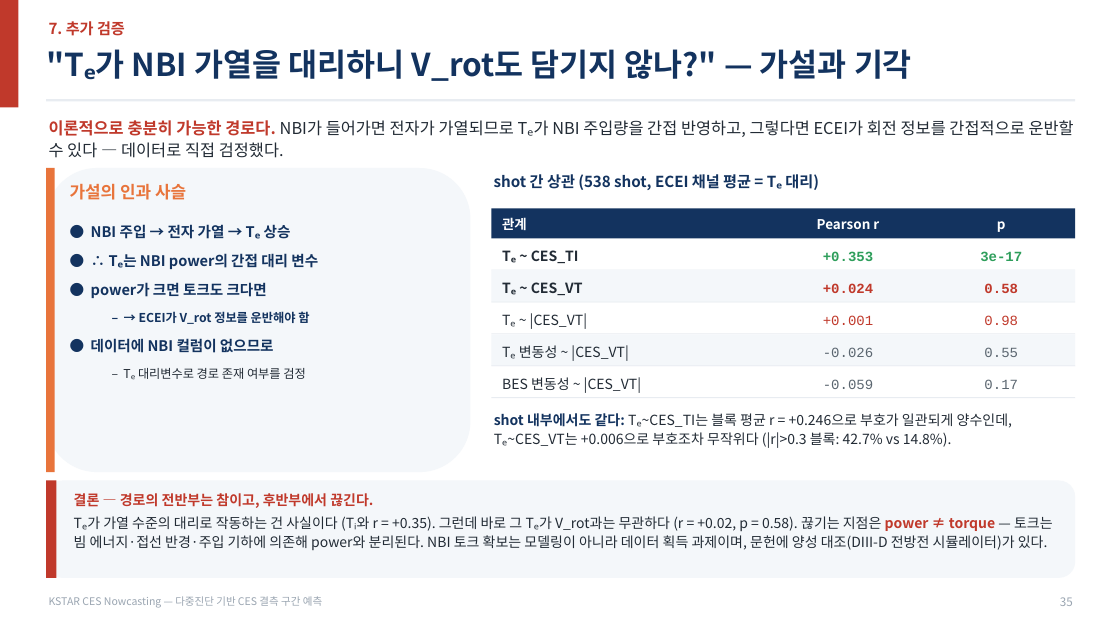
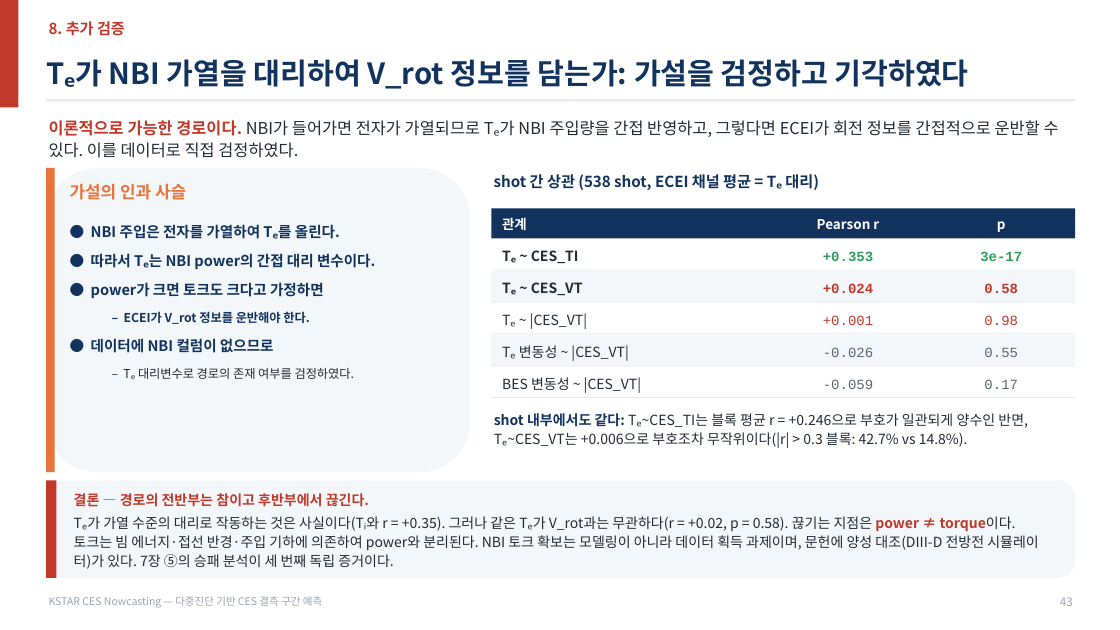
Before and after one commit to iseungsang01/ml-intern-revision, a slide deck: slide 52 of docs/presentation/KSTAR_CES_발표자료.pptx (slide 43 before the commit). Drawn at 1120x630 pixels with LibreOffice and Linux fonts; fonts in the diff are those of the drawing. Boxes give left, top, right and bottom in pixels: in the first picture for what was removed or moved away, otherwise in the second. Text is boxed around its words. In the diff, an @@ line names an element or a change of style, - is before the commit and + after.

```diff
--- a/docs/presentation/KSTAR_CES_발표자료.pptx
+++ b/docs/presentation/KSTAR_CES_발표자료.pptx
@@ text at (x1=49, y1=21, x2=125, y2=36): text changed @@
-7. 추가 검증
+8. 추가 검증
@@ text "Tₑ가 NBI 가열을 대리하여 V_rot ..." at (x1=46, y1=59, x2=969, y2=89): vertical alignment top to middle @@
@@ text at (x1=46, y1=59, x2=969, y2=89): text changed; size 27 to 25 pt @@
-"Tₑ가 NBI 가열을 대리하니 V_rot도 담기지 않나?" — 가설과 기각
+Tₑ가 NBI 가열을 대리하여 V_rot 정보를 담는가: 가설을 검정하고 기각하였다
@@ text at (x1=49, y1=120, x2=1059, y2=158): text changed @@
-이론적으로 충분히 가능한 경로다. NBI가 들어가면 전자가 가열되므로 Tₑ가 NBI 주입량을 간접 반영하고, 그렇다면 ECEI가 회전 정보를 간접적으로 운반할 수 있다 — 데이터로 직접 검정했다.
+이론적으로 가능한 경로이다. NBI가 들어가면 전자가 가열되므로 Tₑ가 NBI 주입량을 간접 반영하고, 그렇다면 ECEI가 회전 정보를 간접적으로 운반할 수 있다. 이를 데이터로 직접 검정하였다.
@@ text at (x1=91, y1=224, x2=375, y2=324): text changed @@
-● NBI 주입 → 전자 가열 → Tₑ 상승
-● ∴ Tₑ는 NBI power의 간접 대리 변수
-● power가 크면 토크도 크다면
-  – → ECEI가 V_rot 정보를 운반해야 함
+● NBI 주입은 전자를 가열하여 Tₑ를 올린다.
+● 따라서 Tₑ는 NBI power의 간접 대리 변수이다.
+● power가 크면 토크도 크다고 가정하면
+  – ECEI가 V_rot 정보를 운반해야 한다.
@@ text at (x1=138, y1=368, x2=354, y2=379): text changed @@
-  – Tₑ 대리변수로 경로 존재 여부를 검정
+  – Tₑ 대리변수로 경로의 존재 여부를 검정하였다.
@@ text at (x1=494, y1=413, x2=1028, y2=448): text changed @@
-shot 내부에서도 같다: Tₑ~CES_TI는 블록 평균 r = +0.246으로 부호가 일관되게 양수인데, Tₑ~CES_VT는 +0.006으로 부호조차 무작위다 (|r|>0.3 블록: 42.7% vs 14.8%).
+shot 내부에서도 같다: Tₑ~CES_TI는 블록 평균 r = +0.246으로 부호가 일관되게 양수인 반면, Tₑ~CES_VT는 +0.006으로 부호조차 무작위이다(|r| > 0.3 블록: 42.7% vs 14.8%).
@@ text at (x1=74, y1=493, x2=1039, y2=569): text changed @@
-결론 — 경로의 전반부는 참이고, 후반부에서 끊긴다.
-Tₑ가 가열 수준의 대리로 작동하는 건 사실이다 (Tᵢ와 r = +0.35). 그런데 바로 그 Tₑ가 V_rot과는 무관하다 (r = +0.02, p = 0.58). 끊기는 지점은 power ≠ torque — 토크는 빔 에너지·접선 반경·주입 기하에 의존해 power와 분리된다. NBI 토크 확보는 모델링이 아니라 데이터 획득 과제이며, 문헌에 양성 대조(DIII-D 전방전 시뮬레이터)가 있다.
+결론 — 경로의 전반부는 참이고 후반부에서 끊긴다.
+Tₑ가 가열 수준의 대리로 작동하는 것은 사실이다(Tᵢ와 r = +0.35). 그러나 같은 Tₑ가 V_rot과는 무관하다(r = +0.02, p = 0.58). 끊기는 지점은 power ≠ torque이다. 토크는 빔 에너지·접선 반경·주입 기하에 의존하여 power와 분리된다. NBI 토크 확보는 모델링이 아니라 데이터 획득 과제이며, 문헌에 양성 대조(DIII-D 전방전 시뮬레이터)가 있다. 7장 ⑤의 승패 분석이 세 번째 독립 증거이다.
@@ text at (x1=1060, y1=597, x2=1073, y2=606): text changed @@
-35
+43
```
Also in this commit, not shown: 42 other slides changed, 9 slides added, 7 other files.
